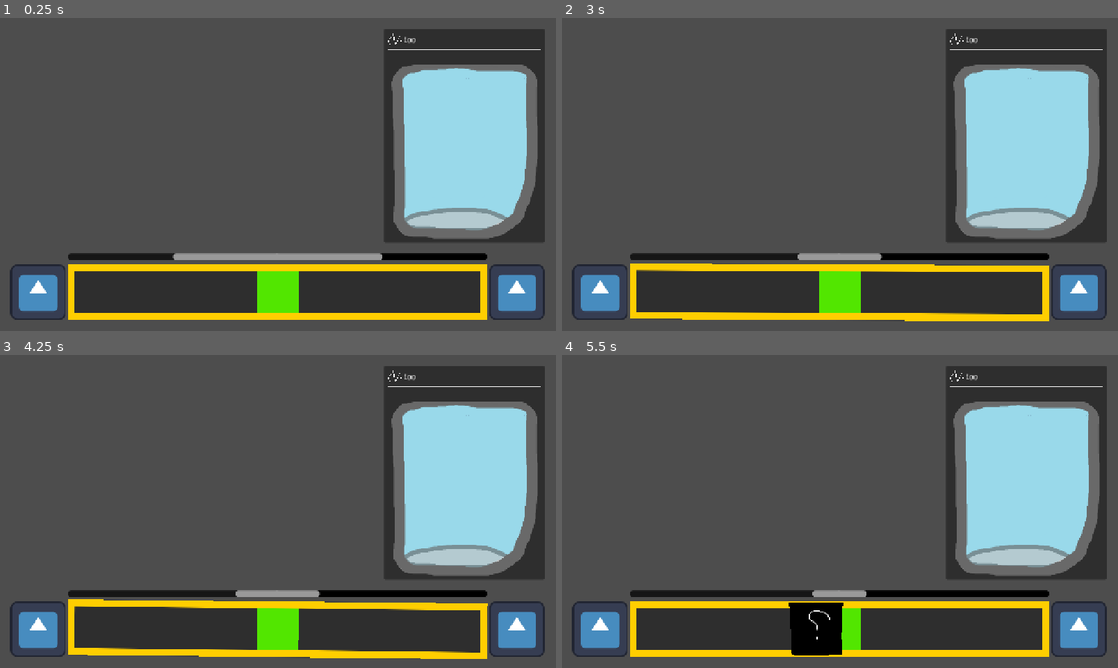
Above: before the commit, frames 1-4 (two rows, left to right).
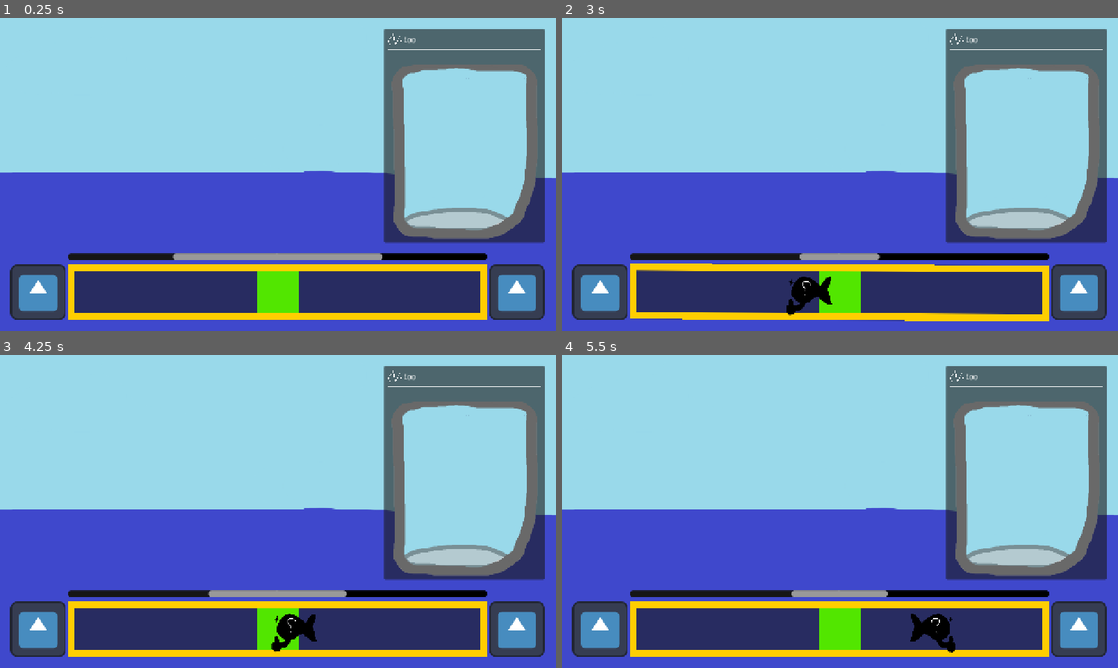
Above: after the commit, the same moments.

Repository: Animo105/game-jam-sherbrooke-2026
Game: Godot game, scene res://Main Fish Phase/main_fish_phase.tscn
The game is run twice, just before and just after one commit, with the same random seed, the same clock (stepped at 60 frames per second) and the same inputs. This scene is started directly instead of the project's main scene. The engine's default icon, where the game draws it, is replaced by a stand-in: a white triangle on a blue panel in a dark square.
Inputs (mouse positions are in pixels of both pictures, inside the frame that each line leads up to):
- Up to frame 1 (0.25 s): no input
- Up to frame 2 (3 s): tap Enter at 0.5 s; move the mouse to (962, 158) at 0.52 s; hold D (right) 0.53-1.28 s; click (962, 158) at 0.67 s; tap Space at 1.25 s; move the mouse to (728, 190) at 1.27 s; hold A (left) 1.28-2.03 s; move the mouse to (895, 105) at 2.02 s; hold D (right) from 2.03 s (still down); move the mouse to (812, 237) at 2.77 s; click (812, 237) at 2.92 s
- Up to frame 3 (4.25 s): move the mouse to (444, 558) at 3.52 s; release D (right) at 3.53 s; hold A (left) from 3.53 s (still down)
- Up to frame 4 (5.5 s): keep holding A (left); move the mouse to (673, 464) at 4.27 s; move the mouse to (867, 511) at 5.02 s; click (867, 511) at 5.17 s

The runs differ from the first frame. In frame 1, 76% of the frame differs, in the area x 0-100%, y 0-100%; in frame 2, 77%; in frame 3, 78%; in frame 4, 78%.
Error after the commit: Invalid assignment of property or key 'snap_speed' with value of type 'int' on a base object of type 'RefCounted (Rod)'. (res://Globals/Autoloads/globals.gd:12)

Commit message:
changement des valeurs du fish

Diff:
--- a/Fish/Resources/fish_template.tres
+++ b/Fish/Resources/fish_template.tres
@@ -12,4 +12,5 @@
 catch_recovery_speed = 0.5
 speed = 0.15
 direction_change_frequency = 0.1
+base_value = 100.0
 metadata/_custom_type_script = "uid://bb6mc2xy1t4uq"
--- a/Fish/Resources/square_fish.tres
+++ b/Fish/Resources/square_fish.tres
@@ -9,4 +9,5 @@
 texture = ExtResource("3_wxkwq")
 hidden_texture = ExtResource("1_2uqjh")
 direction_change_frequency = 0.05
+base_value = 50.0
 metadata/_custom_type_script = "uid://bb6mc2xy1t4uq"
--- a/Fish/fish.gd
+++ b/Fish/fish.gd
@@ -25,8 +25,6 @@
 @export var speed : float = 0.1
 ## Fréquence de changement de direction (chance every 5 frames)
 @export var direction_change_frequency : float
-## réduction a la snap_strenght de la bar (total = timer lorsque le fish est pu dans la zone)
-@export var snap_strenght : float = 0
 ## base sell_value
 @export var base_value : float
 
--- a/Globals/Autoloads/event_bus.gd
+++ b/Globals/Autoloads/event_bus.gd
@@ -1 +1,3 @@
 extends Node
+
+signal day_ended
--- a/Globals/Autoloads/globals.gd
+++ b/Globals/Autoloads/globals.gd
@@ -2,12 +2,15 @@
 
 const DAY_DURATION : float = 300
 const PULL_FORCE_PERCENT : float = 0.05
+const MAX_SNAP_SPEED : float = 10
 
 var money : float
 var level_unlocked : Dictionary[int, bool]
 
 func _ready() -> void:
 	level_unlocked[0] = true
+	rod.snap_speed = 5
+	rod.snap_recovery_speed = 5
 
 var rod : Rod = Rod.new()
 var current_habitat : int = 0
--- /dev/null
+++ b/Globals/Autoloads/splash_audio_sound.gd
@@ -0,0 +1,15 @@
+extends AudioStreamPlayer
+
+var splash_sound : Array
+
+func _ready() -> void:
+	var sound1 := load("res://Assets/SFX/splash.ogg")
+	var sound2 := load("res://Assets/SFX/splash2.ogg")
+	var sound3 := load("res://Assets/SFX/splash3.ogg")
+	splash_sound.append(sound1)
+	splash_sound.append(sound2)
+	splash_sound.append(sound3)
+
+func play_splash():
+	stream = splash_sound.pick_random()
+	play()
--- a/Globals/rod.gd
+++ b/Globals/rod.gd
@@ -2,8 +2,7 @@
 class_name Rod
 
 var pull_strenght : float = 0
-var snap_speed : float = 0
-var snap_recovery_speed : float = 0
+var snap_resistence : float = 0
 var bar_size_bonus : int
 var catch_speed : float = 0
 var rarity : int = 0
--- a/Main Fish Phase/main_fish_phase.gd
+++ b/Main Fish Phase/main_fish_phase.gd
@@ -10,15 +10,22 @@
 @onready var fish_sprite: Sprite2D = %FishSprite
 @onready var fish_group: Node2D = %FishGroup
 
+@onready var money_label: Label = %money_label
+var total_money_today : int = 0
+var displayed_money : int = 0 :
+	set(value):
+		displayed_money = value
+		if money_label:
+			money_label.text = str(value)
+
+var money_tween : Tween
+
 var bait_timer_s : float = 0
 
 var current_fish : FishResource = null
 var max_catch_timer : float = 0
-var max_snap_timer : float = 0
 var catch_timer_s : float = 0
 var catch_recovery_s : float = 0
-var snap_timer_s : float = 0
-var snap_recovery_s : float = 0
 var fish_speed : float = 0
 var fish_direction : float = 0
 var frame_countdown = FISH_CHANGE_DIRECTION_ATTEMPT_COOLDOWN
@@ -35,10 +42,7 @@
 	fish_sprite.visible = true
 	max_catch_timer = fish.catch_difficulty - Globals.rod.catch_speed
 	catch_timer_s = max_catch_timer
-	catch_recovery_s = current_fish.catch_recovery_speed
-	max_snap_timer = Globals.rod.snap_speed - current_fish.snap_strenght
-	snap_timer_s = max_snap_timer
-	snap_recovery_s = Globals.rod.snap_recovery_speed
+	catch_recovery_s = clamp(current_fish.catch_recovery_speed - Globals.rod.snap_resistence, 0, Globals.MAX_SNAP_SPEED)
 	fish_speed = fish.speed - Globals.rod.pull_strenght
 	fish_direction = 1 if randf() < 0.5 else -1
 	fish_sprite.flip_h = fish_direction < 0
@@ -82,14 +86,12 @@
 	if is_inside_zone:
 		pass
 		catch_timer_s -= delta
-		snap_timer_s = clamp(snap_timer_s + delta, 0, max_snap_timer)
 		if catch_timer_s <= 0:
 			catch()
 	else:
 		pass
-		snap_timer_s -= delta
 		catch_timer_s = clamp(catch_timer_s + delta, 0, max_catch_timer)
-		if snap_timer_s <= 0:
+		if catch_timer_s == max_catch_timer:
 			snap()
 	# update catch bar
 	catch_progress_bar.set_value(1-(catch_timer_s/max_catch_timer))
@@ -98,6 +100,12 @@
 	var bucket_preview : FishRigidBody = FishRigidBody.new(current_fish.texture)
 	bucket_preview.position.x = randf_range(-100, 100)
 	fish_group.add_child(bucket_preview)
+	SplashAudioSound.play_splash()
+	total_money_today += int(current_fish.base_value)
+	if money_tween:
+		money_tween.kill()
+	money_tween = create_tween()
+	money_tween.tween_property(self, "displayed_money", total_money_today, 0.5)
 	fish_sprite.texture = null
 	fish_sprite.visible = false
 	current_fish.seen = true
@@ -127,3 +135,7 @@
 
 func update_day_timer():
 	var progress : float = 1 - (timer.time_left/Globals.DAY_DURATION)
+
+
+func _on_timer_timeout() -> void:
+	pass # Replace with function body.
--- a/Main Fish Phase/main_fish_phase.tscn
+++ b/Main Fish Phase/main_fish_phase.tscn
@@ -2,6 +2,7 @@
 
 [ext_resource type="Script" uid="uid://b137yplwpytd4" path="res://Main Fish Phase/main_fish_phase.gd" id="1_sb3fd"]
 [ext_resource type="PackedScene" uid="uid://bphtp80rd1oto" path="res://Main Fish Phase/fishing_bar.tscn" id="1_vq508"]
+[ext_resource type="Texture2D" uid="uid://bw40etruspjdf" path="res://Assets/level icons/level_selct_background.png" id="2_02ott"]
 [ext_resource type="Texture2D" uid="uid://dm2pfrukogmi1" path="res://Assets/icon.svg" id="2_6y7v2"]
 [ext_resource type="Texture2D" uid="uid://dmf66iqxuh7ew" path="res://Assets/money_sign.svg" id="2_lyorp"]
 [ext_resource type="Texture2D" uid="uid://bigxmpmgnbgqa" path="res://Assets/bucket.png" id="3_ueg10"]
@@ -40,6 +41,15 @@
 grow_vertical = 2
 script = ExtResource("1_sb3fd")
 
+[node name="TextureRect" type="TextureRect" parent="." unique_id=163650856]
+layout_mode = 1
+anchors_preset = 15
+anchor_right = 1.0
+anchor_bottom = 1.0
+grow_horizontal = 2
+grow_vertical = 2
+texture = ExtResource("2_02ott")
+
 [node name="MarginContainer" type="MarginContainer" parent="." unique_id=1546046090]
 layout_mode = 1
 anchors_preset = 15
@@ -62,64 +72,70 @@
 layout_mode = 2
 size_flags_vertical = 3
 
-[node name="BucketZone" type="PanelContainer" parent="MarginContainer/VBoxContainer/MainScreen" unique_id=462486461]
-layout_mode = 1
-anchors_preset = 11
-anchor_left = 1.0
-anchor_right = 1.0
-anchor_bottom = 1.0
-offset_left = -370.0
-grow_horizontal = 0
-grow_vertical = 2
-
-[node name="MarginContainer" type="MarginContainer" parent="MarginContainer/VBoxContainer/MainScreen/BucketZone" unique_id=1566124324]
+[node name="HBoxContainer" type="HBoxContainer" parent="MarginContainer/VBoxContainer/MainScreen" unique_id=1947647971]
+layout_mode = 1
+anchors_preset = 15
+anchor_right = 1.0
+anchor_bottom = 1.0
+grow_horizontal = 2
+grow_vertical = 2
+
+[node name="Control" type="Control" parent="MarginContainer/VBoxContainer/MainScreen/HBoxContainer" unique_id=1210880583]
+layout_mode = 2
+size_flags_horizontal = 3
+
+[node name="BucketZone" type="PanelContainer" parent="MarginContainer/VBoxContainer/MainScreen/HBoxContainer" unique_id=462486461]
+layout_mode = 2
+
+[node name="MarginContainer" type="MarginContainer" parent="MarginContainer/VBoxContainer/MainScreen/HBoxContainer/BucketZone" unique_id=1566124324]
 layout_mode = 2
 theme_override_constants/margin_left = 10
 theme_override_constants/margin_top = 10
 theme_override_constants/margin_right = 10
 theme_override_constants/margin_bottom = 10
 
-[node name="VBoxContainer" type="VBoxContainer" parent="MarginContainer/VBoxContainer/MainScreen/BucketZone/MarginContainer" unique_id=548658380]
-layout_mode = 2
-
-[node name="MoneyIndicator" type="HBoxContainer" parent="MarginContainer/VBoxContainer/MainScreen/BucketZone/MarginContainer/VBoxContainer" unique_id=775385549]
-layout_mode = 2
-
-[node name="TextureRect" type="TextureRect" parent="MarginContainer/VBoxContainer/MainScreen/BucketZone/MarginContainer/VBoxContainer/MoneyIndicator" unique_id=566308917]
+[node name="VBoxContainer" type="VBoxContainer" parent="MarginContainer/VBoxContainer/MainScreen/HBoxContainer/BucketZone/MarginContainer" unique_id=548658380]
+layout_mode = 2
+
+[node name="MoneyIndicator" type="HBoxContainer" parent="MarginContainer/VBoxContainer/MainScreen/HBoxContainer/BucketZone/MarginContainer/VBoxContainer" unique_id=775385549]
+layout_mode = 2
+
+[node name="TextureRect" type="TextureRect" parent="MarginContainer/VBoxContainer/MainScreen/HBoxContainer/BucketZone/MarginContainer/VBoxContainer/MoneyIndicator" unique_id=566308917]
 custom_minimum_size = Vector2(32, 32)
 layout_mode = 2
 texture = ExtResource("2_lyorp")
 expand_mode = 1
 
-[node name="Label" type="Label" parent="MarginContainer/VBoxContainer/MainScreen/BucketZone/MarginContainer/VBoxContainer/MoneyIndicator" unique_id=1666752320]
+[node name="money_label" type="Label" parent="MarginContainer/VBoxContainer/MainScreen/HBoxContainer/BucketZone/MarginContainer/VBoxContainer/MoneyIndicator" unique_id=1666752320]
+unique_name_in_owner = true
 layout_mode = 2
 size_flags_horizontal = 3
 size_flags_vertical = 1
 text = "100"
 vertical_alignment = 1
 
-[node name="HSeparator" type="HSeparator" parent="MarginContainer/VBoxContainer/MainScreen/BucketZone/MarginContainer/VBoxContainer" unique_id=515804753]
+[node name="HSeparator" type="HSeparator" parent="MarginContainer/VBoxContainer/MainScreen/HBoxContainer/BucketZone/MarginContainer/VBoxContainer" unique_id=515804753]
 layout_mode = 2
 theme_override_styles/separator = SubResource("StyleBoxLine_yf5fn")
 
-[node name="TextureRect2" type="TextureRect" parent="MarginContainer/VBoxContainer/MainScreen/BucketZone/MarginContainer/VBoxContainer" unique_id=192214029]
+[node name="TextureRect2" type="TextureRect" parent="MarginContainer/VBoxContainer/MainScreen/HBoxContainer/BucketZone/MarginContainer/VBoxContainer" unique_id=192214029]
 custom_minimum_size = Vector2(350, 400)
 layout_mode = 2
 size_flags_horizontal = 4
 size_flags_vertical = 10
 
-[node name="BucketPhysic" type="Node2D" parent="MarginContainer/VBoxContainer/MainScreen/BucketZone/MarginContainer/VBoxContainer/TextureRect2" unique_id=1593353333]
-
-[node name="Bucket" type="Sprite2D" parent="MarginContainer/VBoxContainer/MainScreen/BucketZone/MarginContainer/VBoxContainer/TextureRect2/BucketPhysic" unique_id=433539008]
+[node name="BucketPhysic" type="Node2D" parent="MarginContainer/VBoxContainer/MainScreen/HBoxContainer/BucketZone/MarginContainer/VBoxContainer/TextureRect2" unique_id=1593353333]
+
+[node name="Bucket" type="Sprite2D" parent="MarginContainer/VBoxContainer/MainScreen/HBoxContainer/BucketZone/MarginContainer/VBoxContainer/TextureRect2/BucketPhysic" unique_id=433539008]
 texture = ExtResource("3_ueg10")
 centered = false
 
-[node name="StaticBody2D" type="StaticBody2D" parent="MarginContainer/VBoxContainer/MainScreen/BucketZone/MarginContainer/VBoxContainer/TextureRect2/BucketPhysic/Bucket" unique_id=1664466354]
-
-[node name="CollisionPolygon2D" type="CollisionPolygon2D" parent="MarginContainer/VBoxContainer/MainScreen/BucketZone/MarginContainer/VBoxContainer/TextureRect2/BucketPhysic/Bucket/StaticBody2D" unique_id=42466222]
+[node name="StaticBody2D" type="StaticBody2D" parent="MarginContainer/VBoxContainer/MainScreen/HBoxContainer/BucketZone/MarginContainer/VBoxContainer/TextureRect2/BucketPhysic/Bucket" unique_id=1664466354]
+
+[node name="CollisionPolygon2D" type="CollisionPolygon2D" parent="MarginContainer/VBoxContainer/MainScreen/HBoxContainer/BucketZone/MarginContainer/VBoxContainer/TextureRect2/BucketPhysic/Bucket/StaticBody2D" unique_id=42466222]
 polygon = PackedVector2Array(0, 0, 32, 0, 32, 368, 320, 368, 320, 0, 350, 0, 350, 400, 0, 400)
 
-[node name="FishGroup" type="Node2D" parent="MarginContainer/VBoxContainer/MainScreen/BucketZone/MarginContainer/VBoxContainer/TextureRect2/BucketPhysic" unique_id=68161821]
+[node name="FishGroup" type="Node2D" parent="MarginContainer/VBoxContainer/MainScreen/HBoxContainer/BucketZone/MarginContainer/VBoxContainer/TextureRect2/BucketPhysic" unique_id=68161821]
 unique_name_in_owner = true
 position = Vector2(186, 25)
 
@@ -203,3 +219,5 @@
 offset_left = -40.0
 offset_bottom = 40.0
 grow_horizontal = 0
+
+[connection signal="timeout" from="Timer" to="." method="_on_timer_timeout"]
--- a/project.godot
+++ b/project.godot
@@ -20,6 +20,7 @@
 EventBus="*uid://dy0knqfdoqsya"
 Globals="*uid://brgkyplwkebrl"
 FishManager="*uid://dq6gb58w754co"
+SplashAudioSound="*uid://cev86rrwog377"
 
 [display]
 
Not shown, added: Assets/SFX/minecraft-water-splash-sound-effect.mp3.import
Not shown, added: Assets/SFX/splash.ogg.import
Not shown, added: Assets/SFX/splash2.ogg.import
Not shown, added: Assets/SFX/splash3.ogg.import
Not shown, added: Globals/Autoloads/splash_audio_sound.gd.uid
Not shown, added: Assets/SFX/minecraft-water-splash-sound-effect.mp3
Not shown, added: Assets/SFX/splash.ogg
Not shown, added: Assets/SFX/splash2.ogg
Not shown, added: Assets/SFX/splash3.ogg
